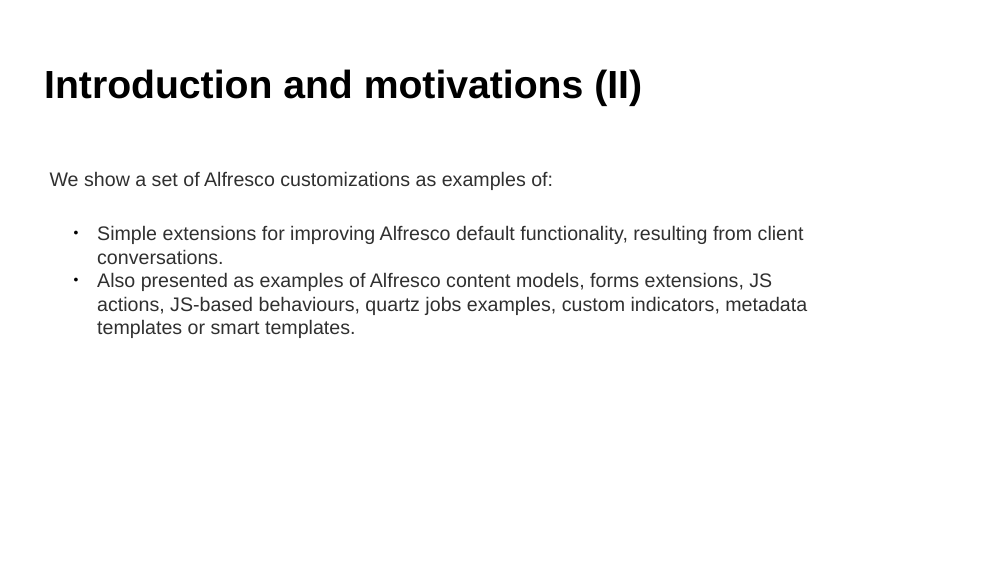
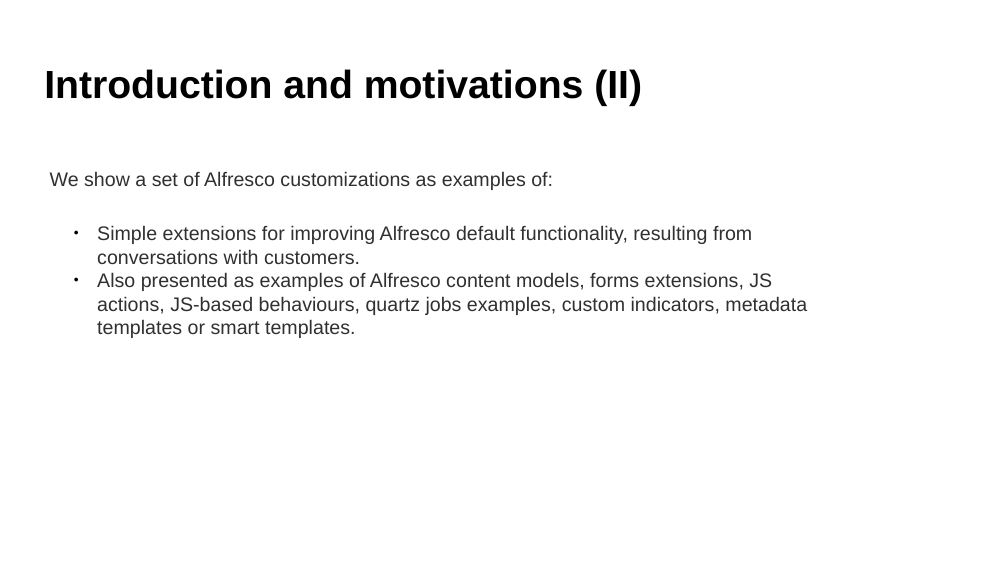
Before and after one commit to OrderOfTheBee/beecon, a slide deck: slide 5 of 2017/assets/files/L08/L08-Javascript API based developments for improving your Alfresco experience [Lightning Talk (5 m)].pptx. Drawn at 1008x567 pixels with LibreOffice and Linux fonts; fonts in the diff are those of the drawing; background and template pictures are left out. Boxes give left, top, right and bottom in pixels: in the first picture for what was removed or moved away, otherwise in the second. Text is boxed around its words. In the diff, an @@ line names an element or a change of style, - is before the commit and + after.

```diff
--- a/2017/assets/files/L08/L08-Javascript API based developments for improving your Alfresco experience [Lightning Talk (5 m)].pptx
+++ b/2017/assets/files/L08/L08-Javascript API based developments for improving your Alfresco experience [Lightning Talk (5 m)].pptx
@@ text at box(97, 225, 752, 264): text changed @@
-  ● Simple extensions for improving Alfresco default functionality, resulting from client conversations.
+  ● Simple extensions for improving Alfresco default functionality, resulting from conversations with customers.
```
Also in this commit, not shown: 7 other slides changed, 12 other files.
